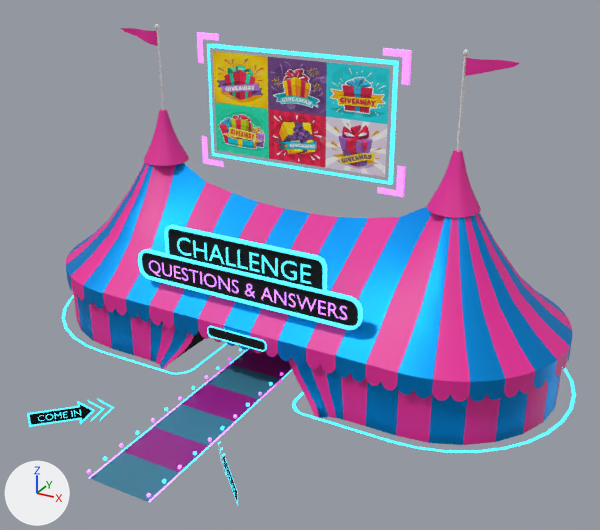
A saved change to the glTF model tentQA.glb.
Camera for both pictures: a 50 mm lens placed at (1.07, 0.86, 2.18), pointed at (-0.64, 3.98, 0.62). Lighting does not change. The marker at lower left points along +X, +Y and +Z. Where no turn or scale is listed for an object, it has been applied to the vertices. Vertices at the same position are counted once.

Before the edit, the objects in view are built like this:
```python
ob_plane_001 = bpy.data.objects.new('Plane.001', me_plane_001)
ob_plane_001.location = (-0.865, 4.349, 1.237)
ob_plane_007 = bpy.data.objects.new('Plane.007', me_plane_009)
ob_plane_007.parent = ob_empty_002
ob_plane_007.location = (-0.214, 0.0, 2.94)
ob_plane_007.rotation_euler = (0.0, 1.571, 0.0)  # degrees (0, 90, 0)
ob_plane_007.scale = (1.0, 0.904, 1.0)
ob_plane_009 = bpy.data.objects.new('Plane.009', me_plane_011)
ob_plane_009.location = (-0.865, 3.831, 0.669)
ob_plane_024 = bpy.data.objects.new('Plane.024', me_plane_016)
ob_plane_024.location = (-0.436, 3.034, 0.122)
ob_tentqa = bpy.data.objects.new('tentQA', me_circle_014)
ob_tentqa.location = (-0.865, 4.356, 0.0)
ob_tentqa.rotation_euler = (1.571, 0.0, 0.0)  # degrees (90, 0, 0)
ob_tentqa.scale = (0.08, 0.08, 0.08)
ob_text_004 = bpy.data.objects.new('Text.004', me_text_013)
ob_text_004.parent = ob_signcomein3
ob_text_004.location = (4.415, -1.54, 1.219)
ob_text_004.rotation_euler = (-1.571, 0.0, 0.773)  # degrees (-90, 0, 44)
ob_text_004.scale = (-0.486, -0.486, -0.486)
ob_text_005 = bpy.data.objects.new('Text.005', me_text_013)
ob_text_005.parent = ob_signcomein3
ob_text_005.location = (-4.415, -1.54, 1.219)
ob_text_005.rotation_euler = (1.571, 0.0, 2.369)  # degrees (90, 0, 136)
ob_text_005.scale = (0.486, 0.486, 0.486)
ob_text_008 = bpy.data.objects.new('Text.008', me_text_008)
ob_text_008.location = (-0.865, 3.817, 0.619)
ob_text_009 = bpy.data.objects.new('Text.009', me_text_009)
ob_text_009.location = (-0.865, 3.817, 0.483)
# also in view: 'Plane.029' at (-0.87, 4.36, 1.24); 'Plane.006' at (-0.87, 3.83, 0.52); 'Plane.008' at (-0.87, 3.83, 0.52); 'Plane.023' at (-0.88, 3.72, 0.02)
```
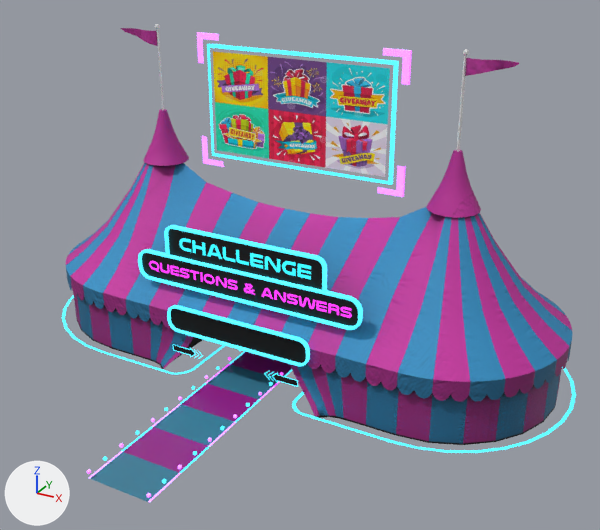
Where the newer file only moved an object's origin or applied its transform, the numbers keep the older frame.

Pixel boxes (x1, y1, x2, y2) of what changed, in the pictures (600 x 530 px; the box of a moved part takes in the faces that stretch with it):
'tentQA', recoloured, surface changed: (66, 28, 572, 445) in both
'Plane.009', deleted (black): before (168, 229, 323, 290)
'Plane.033', mesh rescaled (134% wider, 129% taller): before (208, 327, 265, 350); after (171, 309, 306, 363)
'Plane.026', moved, rescaled (136% wider, 133% taller): before (207, 326, 267, 352); after (167, 305, 310, 367)
'Plane.024', deleted: before (27, 398, 238, 505)
'Text.009', deleted: before (149, 260, 347, 320)
'Text.008', deleted (cyan): before (177, 238, 311, 284)
'comeInArrow.004', added: after (264, 370, 298, 387)
'comeInArrow.005', added: after (173, 344, 203, 359)
'Text.004', deleted: before (38, 409, 81, 421)
'Text.005', deleted: before (225, 463, 235, 494)
part 1 of me_circle_014, recoloured (pink to purple): (120, 28, 519, 76) in both
part 2 of me_circle_014, surface changed: (66, 109, 572, 445) in both
part 3 of me_plane_009, moved or reshaped: before (164, 225, 172, 255); after (164, 225, 173, 255)
part 4 of me_plane_009, moved or reshaped: before (171, 225, 327, 292); after (172, 225, 327, 292)
part 5 of me_plane_010, added: after (168, 229, 322, 290)
part 6 of me_plane_010, recoloured: (142, 253, 356, 326) in both

Patch to the scene script:
```diff
--- a/tentQA.glb.py
+++ b/tentQA.glb.py
@@ mat_tentgametitle @@
+mat_tentgametitle = bpy.data.materials.new('tentGameTitle')
+# uses the picture img_tentgametitle1
@@ mat_tentbluelrg @@
+mat_tentbluelrg = bpy.data.materials.new('tentBlueLrg')
+# colours: blue #329ad2
+# uses the picture img_clothseams_n
+# uses the picture img_tentgamelrg_ao
@@ mat_tentredlrg @@
+mat_tentredlrg = bpy.data.materials.new('tentRedLrg')
+# colours: pink #d633ac
+# uses the picture img_clothseams_n
+# uses the picture img_tentgamelrg_ao
@@ me_circle_014 @@
 me_circle_014.from_pydata(...)  # 2140 vertices, 3194 faces; spans x -18.4..18.4, y -0.2..20.0, z -8.1..8.1
 # used by ob_tentqa; location = (-0.865, 4.356, 0.0); rotation_euler = (1.571, 0.0, 0.0), in degrees (90, 0, 0); scale = (0.08, 0.08, 0.08)
-me_circle_014.materials.append(mat_tentblue)  # blue #0094e7
+# me_circle_014 part 1: all 1664 faces that had it switch from mat_tentred (pink #e72798) to mat_tentredlrg
+# me_circle_014 part 2: texture (UV) coordinates of 2954 of 3194 faces, centred in x -17.6..17.6, y 0.1..14.5, z -7.4..7.6, changed; they spanned u 0.01..0.89, v 0.01..0.72 and now span u 0.0..0.44, v 0.0..1.0
 me_circle_014.materials.append(mat_tentsilver)
@@ me_circle_014 @@
 me_circle_014.materials.append(mat_black)
+me_circle_014.materials.append(mat_tentbluelrg)
@@ me_plane_009 @@
 me_plane_009.from_pydata(...)  # 64 vertices, 124 faces; spans x -0.03..1.96, y -6.03..6.03, z -0.24..0.0
 # used by ob_plane_007; parent = ob_empty_002; location = (-0.214, 0.0, 2.94); rotation_euler = (0.0, 1.571, 0.0), in degrees (0, 90, 0); scale = (1.0, 0.904, 1.0)
+# me_plane_009 part 3: all 32 vertices in x -0.03..1.96, y 5.4..6.03, z -0.24..0.0 are moved by (0.0, -0.58, 0.0)
+# me_plane_009 part 4: all 32 vertices in x -0.03..1.96, y -6.03..-5.4, z -0.24..0.0 are moved by (0.0, 0.58, 0.0)
 me_plane_009.materials.append(mat_glow_blue)
@@ me_plane_010 @@
 # verts and faces of me_plane_010; kept vertices keep their numbers, new ones are numbered from 8
-me_plane_010.from_pydata(...)  # 8 vertices, 6 faces; spans x -0.601..0.601, y 0.0, z -0.066..0.066
+me_plane_010.from_pydata(...)  # 16 vertices, 12 faces; spans x -0.601..0.601, y 0.0, z -0.066..0.225
+# me_plane_010 part 5
+verts[8] = (0.423, 0.0, 0.205)  # pixel (324, 264)
+verts[9] = (0.423, 0.0, 0.078)
+verts[10] = (-0.423, 0.0, 0.205)  # pixel (167, 230)
+verts[11] = (-0.423, 0.0, 0.078)  # pixel (169, 254)
+verts[12] = (-0.399, 0.0, 0.225)
+verts[13] = (0.399, 0.0, 0.225)
+verts[14] = (0.399, 0.0, 0.078)  # pixel (318, 289)
+verts[15] = (-0.399, 0.0, 0.078)  # pixel (173, 255)
+faces += [(10, 11, 15), (10, 15, 12), (12, 14, 13), (12, 15, 14), (9, 13, 14), (8, 13, 9)]
+# me_plane_010 part 6: 6 faces spanning x -0.601..0.601, y 0.0, z -0.066..0.066 switch from mat_black (black #000000) to mat_tentgametitle
@@ me_plane_022 @@
 me_plane_022.from_pydata(...)  # 8 vertices, 6 faces; spans x -0.162..0.162, y 0.0, z -0.025..0.025
+# me_plane_022 part 7: the whole mesh is scaled about its middle by (2.38, -3.8, 2.38), then moved by (0.0, -0.003, 0.023)
 me_plane_022.materials.append(mat_black)
@@ ob_plane_009 @@
-ob_plane_009 = bpy.data.objects.new('Plane.009', me_plane_011)
@@ ob_text_008 @@
-ob_text_008 = bpy.data.objects.new('Text.008', me_text_008)
@@ ob_text_009 @@
-ob_text_009 = bpy.data.objects.new('Text.009', me_text_009)
@@ ob_plane_026 @@
 ob_plane_026.parent = ob_tentqa
-ob_plane_026.location = (0.0, 3.836, 7.454)
+ob_plane_026.location = (0.0, 4.629, 7.454)
 ob_plane_026.rotation_euler = (-3.142, 0.0, -1.571)  # degrees (-180, 0, -90)
-ob_plane_026.scale = (0.375, 0.375, 0.375)
+ob_plane_026.scale = (0.893, 0.893, 0.893)
@@ ob_plane_024 @@
-ob_plane_024 = bpy.data.objects.new('Plane.024', me_plane_016)
@@ ob_text_004 @@
-ob_text_004 = bpy.data.objects.new('Text.004', me_text_013)
@@ ob_text_005 @@
-ob_text_005 = bpy.data.objects.new('Text.005', me_text_013)
@@ ob_comeinarrow_005 @@
+ob_comeinarrow_005 = bpy.data.objects.new('comeInArrow.005', me_plane_006)  # 26 vertices, 27 faces; spans x -0.066..0.118, y -0.031..0.031, z 0.001; in mat_glow_blue (cyan #2fd5e7), mat_black (black #000000)
+ob_comeinarrow_005.parent = ob_signcomein1_002
+ob_comeinarrow_005.location = (2.92, 0.0, 1.398)
+ob_comeinarrow_005.rotation_euler = (-1.571, 0.0, -3.142)  # degrees (-90, 0, -180)
+ob_comeinarrow_005.scale = (10.0, 10.0, 10.0)
@@ ob_signcomein1_002 @@
+ob_signcomein1_002 = bpy.data.objects.new('signComeIn1.002', None)
+ob_signcomein1_002.parent = ob_tentqa
+ob_signcomein1_002.location = (-0.153, 0.0, 7.723)
+ob_signcomein1_002.rotation_euler = (1.571, 0.0, 3.142)  # degrees (90, 0, 180)
+ob_signcomein1_002.scale = (1.25, 1.25, 1.25)
@@ ob_comeinarrow_004 @@
+ob_comeinarrow_004 = bpy.data.objects.new('comeInArrow.004', me_plane_006)  # 26 vertices, 27 faces; spans x -0.066..0.118, y -0.031..0.031, z 0.001; in mat_glow_blue (cyan #2fd5e7), mat_black (black #000000)
+ob_comeinarrow_004.parent = ob_signcomein1_002
+ob_comeinarrow_004.location = (-2.893, 0.0, 1.398)
+ob_comeinarrow_004.rotation_euler = (1.571, 0.0, 0.0)  # degrees (90, 0, 0)
+ob_comeinarrow_004.scale = (10.0, 10.0, 10.0)
```
